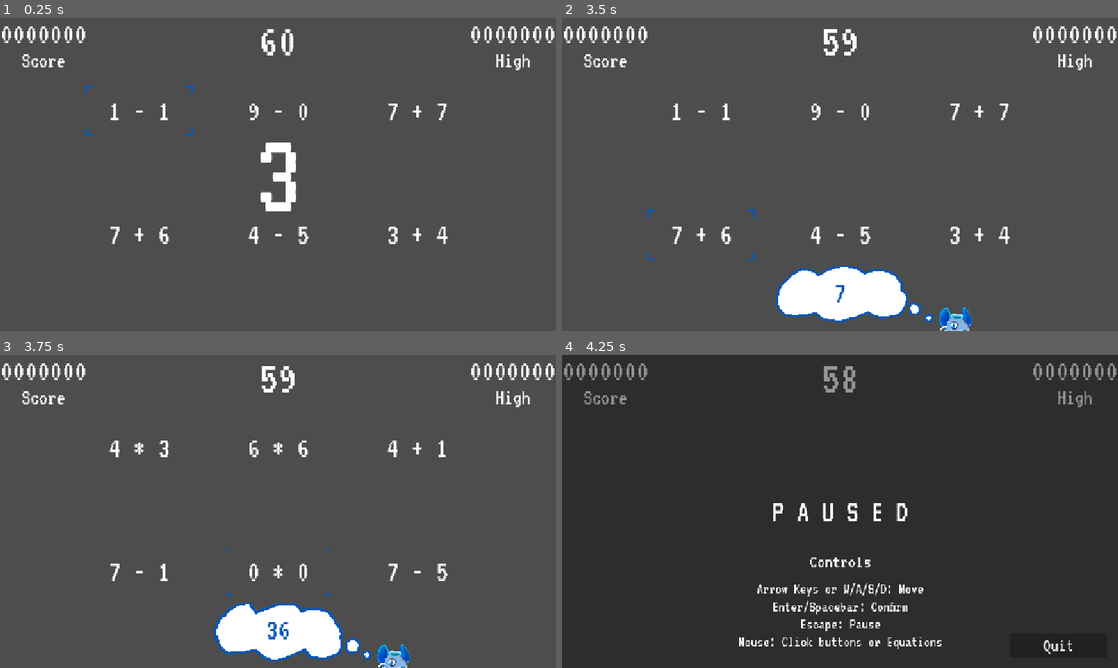
Above: before the commit, frames 1-4 (two rows, left to right).
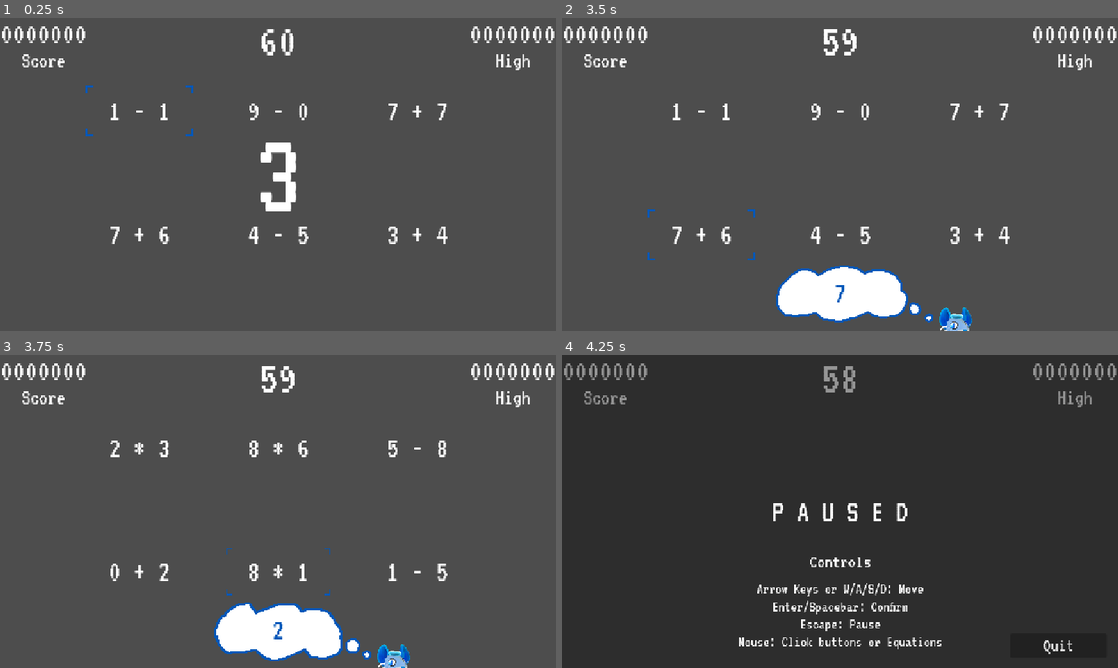
Above: after the commit, the same moments.

Repository: sdepouw/mathematics-and-cheese
Game: Godot game, scene res://Scenes/Game/game.tscn
Two runs of this game, one before a commit and one after it. Both use one fixed random seed, a clock stepped at 60 frames per second and the inputs below. This scene is started directly instead of the project's main scene. Sound files missing from this copy of the repository are replaced by a short silence.
Inputs (mouse positions are in pixels of both pictures, inside the frame that each line leads up to):
- Up to frame 1 (0.25 s): no input
- Up to frame 2 (3.5 s): tap Enter at 0.5 s; move the mouse to (701, 111) at 0.52 s; hold D (move_right) 0.53-1.28 s; tap Space (confirm) at 0.6, 1.35, 2, 2.1, 2.75, 2.85 s; click (701, 111) at 0.67 s; move the mouse to (840, 111) at 1.27 s; hold S (move_down) 1.28-2.03 s; click (840, 111) at 1.42 s; move the mouse to (979, 111) at 2.02 s; hold D (move_right) 2.03-2.78 s; click (979, 111) at 2.17 s; move the mouse to (701, 233) at 2.77 s; hold W (move_up) from 2.78 s (still down); click (701, 233) at 2.92 s
- Up to frame 3 (3.75 s): move the mouse to (278, 570) at 3.52 s; release W (move_up) at 3.53 s; hold A (move_left) from 3.53 s (still down); tap Space (confirm) at 3.6 s; click (278, 570) at 3.67 s
- Up to frame 4 (4.25 s): keep holding A (move_left); tap Escape (cancel) at 4.15 s

Frames 1-2 are identical in both runs. In frame 3, 0.7% of the frame differs, in the area x 19-81%, y 27-91%; in frame 4, nothing differs.

Commit message:
Sub-class EventBus

Diff:
--- a/Game/Globals/event_bus.gd
+++ b/Game/Globals/event_bus.gd
@@ -3,52 +3,62 @@
 # Included in global scope, so no class_name (must extend Node)
 extends Node
 
-## Indicates the game should switch to the main menu,
-## closing the current scene in the process.
-signal load_main_menu
+## Screen-related Events
+var Screen: ScreenEventBus = ScreenEventBus.new()
+## Player-related Events
+var Player: PlayerEventBus = PlayerEventBus.new()
 
-## Indicates the game should switch to the options scene,
-## closing the current scene in the process.
-signal load_options
+## Houses all Screen-related Events. Access via EventBus.Screen
+class ScreenEventBus:
+  ## Indicates the game should switch to the main menu,
+  ## closing the current scene in the process.
+  signal load_main_menu
 
-## Indicates the game should switch to the main gameplay scene,
-## closing the current scene in the process.
-signal load_game
+  ## Indicates the game should switch to the options scene,
+  ## closing the current scene in the process.
+  signal load_options
 
-## Indicates the game should switch to the instructions scene,
-## closing the current scene in the process.
-signal load_instructions
+  ## Indicates the game should switch to the main gameplay scene,
+  ## closing the current scene in the process.
+  signal load_game
 
-## Indicates the game should switch to the credits scene,
-## closing the current scene in the process.
-signal load_credits
+  ## Indicates the game should switch to the instructions scene,
+  ## closing the current scene in the process.
+  signal load_instructions
 
-## Indicates the game should switch to the Game Over scene,
-## closing the current scene in the process.
-signal load_game_over(score: int, best_streak: int)
+  ## Indicates the game should switch to the credits scene,
+  ## closing the current scene in the process.
+  signal load_credits
 
-## Emitted when the player presses the "confirm" button
-signal player_confirm
+  ## Indicates the game should switch to the Game Over scene,
+  ## closing the current scene in the process.
+  signal load_game_over(score: int, best_streak: int)
 
-## Emitted when the player pressed the "cancel" button
-signal player_cancel
+## Houses all Player-related Events. Access via EventBus.Player
+class PlayerEventBus:
 
-## Emitted whenever a player presses a movement button (any direction)
-signal player_moved(direction: Globals.Direction)
+  ## Emitted when the player presses the "confirm" button
+  signal player_confirm
 
-func _process(_delta: float) -> void:
-  _map_input_events_to_signals()
+  ## Emitted when the player pressed the "cancel" button
+  signal player_cancel
 
-func _map_input_events_to_signals() -> void:
-  if Input.is_action_just_pressed("move_left"):
-    player_moved.emit(Globals.Direction.LEFT)
-  if Input.is_action_just_pressed("move_right"):
-    player_moved.emit(Globals.Direction.RIGHT)
-  if Input.is_action_just_pressed("move_up"):
-    player_moved.emit(Globals.Direction.UP)
-  if Input.is_action_just_pressed("move_down"):
-    player_moved.emit(Globals.Direction.DOWN)
-  if Input.is_action_just_pressed("confirm"):
-    player_confirm.emit()
-  if Input.is_action_just_pressed("cancel"):
-    player_cancel.emit()
+  ## Emitted whenever a player presses a movement button (any direction)
+  signal player_moved(direction: Globals.Direction)
+
+  func _process(_delta: float) -> void:
+    _map_input_events_to_signals()
+
+  func _map_input_events_to_signals() -> void:
+    if Input.is_action_just_pressed("move_left"):
+      player_moved.emit(Globals.Direction.LEFT)
+    if Input.is_action_just_pressed("move_right"):
+      player_moved.emit(Globals.Direction.RIGHT)
+    if Input.is_action_just_pressed("move_up"):
+      player_moved.emit(Globals.Direction.UP)
+    if Input.is_action_just_pressed("move_down"):
+      player_moved.emit(Globals.Direction.DOWN)
+    if Input.is_action_just_pressed("confirm"):
+      player_confirm.emit()
+    if Input.is_action_just_pressed("cancel"):
+      player_cancel.emit()
--- a/Game/Scenes/Credits/credits.gd
+++ b/Game/Scenes/Credits/credits.gd
@@ -8,4 +8,4 @@
   _credits_text_label.text = FileAccess.get_file_as_string(_CREDITS_TEXT_FILE_PATH)
 
 func _on_back_button_pressed() -> void:
-  EventBus.load_main_menu.emit()
+  EventBus.Screen.load_main_menu.emit()
--- a/Game/Scenes/EquationBoard/equation_board.gd
+++ b/Game/Scenes/EquationBoard/equation_board.gd
@@ -28,8 +28,8 @@
 var _equations_grid: Array
 
 func _ready() -> void:
-  EventBus.player_moved.connect(_on_player_moved)
-  EventBus.player_confirm.connect(_on_player_confirm)
+  EventBus.Player.player_moved.connect(_on_player_moved)
+  EventBus.Player.player_confirm.connect(_on_player_confirm)
   _equations = [
     _instantiate_equation(),
     _instantiate_equation(),
--- a/Game/Scenes/Game/game.gd
+++ b/Game/Scenes/Game/game.gd
@@ -62,7 +62,7 @@
   _equation_board.toggle_cursor_sound(false)
   _equation_board.hide()
   await get_tree().create_timer(1.0).timeout
-  EventBus.load_game_over.emit(_score_keeper.get_score(), _score_keeper.get_best_streak())
+  EventBus.Screen.load_game_over.emit(_score_keeper.get_score(), _score_keeper.get_best_streak())
 
 func _on_board_equation_selected(equation: Equation) -> void:
   if !_game_on or equation == null:
--- a/Game/Scenes/Game/game_over_canvas.gd
+++ b/Game/Scenes/Game/game_over_canvas.gd
@@ -38,7 +38,7 @@
   _main_menu_button.disabled = false
 
 func _on_restart_button_pressed() -> void:
-  EventBus.load_game.emit()
+  EventBus.Screen.load_game.emit()
 
 func _on_main_menu_button_pressed() -> void:
-  EventBus.load_main_menu.emit()
+  EventBus.Screen.load_main_menu.emit()
--- a/Game/Scenes/InstructionsScreen/instructions_screen.gd
+++ b/Game/Scenes/InstructionsScreen/instructions_screen.gd
@@ -10,4 +10,4 @@
   _instructions_label.text = instructions_template.format({"controls": controls})
 
 func _on_back_button_pressed() -> void:
-  EventBus.load_main_menu.emit()
+  EventBus.Screen.load_main_menu.emit()
--- a/Game/Scenes/MainMenu/main_menu.gd
+++ b/Game/Scenes/MainMenu/main_menu.gd
@@ -6,13 +6,13 @@
   _game_title_label.text = ProjectSettings.get_setting("application/config/name")
 
 func _on_play_button_pressed() -> void:
-  EventBus.load_game.emit()
+  EventBus.Screen.load_game.emit()
 
 func _on_instructions_button_pressed() -> void:
-  EventBus.load_instructions.emit()
+  EventBus.Screen.load_instructions.emit()
 
 func _on_options_button_pressed() -> void:
-  EventBus.load_options.emit()
+  EventBus.Screen.load_options.emit()
 
 func _on_credits_button_pressed() -> void:
-  EventBus.load_credits.emit()
+  EventBus.Screen.load_credits.emit()
--- a/Game/Scenes/OptionsScreen/options_screen.gd
+++ b/Game/Scenes/OptionsScreen/options_screen.gd
@@ -29,10 +29,10 @@
 
 func _on_save_button_pressed() -> void:
   Options.save_options(_options)
-  EventBus.load_main_menu.emit()
+  EventBus.Screen.load_main_menu.emit()
 
 func _on_back_button_pressed() -> void:
-  EventBus.load_main_menu.emit()
+  EventBus.Screen.load_main_menu.emit()
 
 func _on_restore_defaults_button_pressed() -> void:
   _options = Options.get_default_options()
--- a/Game/Scenes/PauseScreen/pause_screen.gd
+++ b/Game/Scenes/PauseScreen/pause_screen.gd
@@ -34,7 +34,7 @@
 func _on_quit_button_pressed() -> void:
   var confirmed: bool = await quit_confirm_modal.prompt()
   if confirmed:
-    EventBus.load_main_menu.emit()
+    EventBus.Screen.load_main_menu.emit()
     # HACK: Loading the new scene waits, so we wait so game doesn't unpause
     await get_tree().create_timer(.2).timeout
     _toggle_paused()
--- a/Game/Scenes/Root/root.gd
+++ b/Game/Scenes/Root/root.gd
@@ -13,12 +13,12 @@
 
 func _ready() -> void:
   _scene_loader.queue_load(SPLASH_SCREEN_SCENE)
-  EventBus.load_main_menu.connect(_load_main_menu)
-  EventBus.load_options.connect(_load_options)
-  EventBus.load_game.connect(_load_game)
-  EventBus.load_instructions.connect(_load_instructions)
-  EventBus.load_credits.connect(_load_credits)
-  EventBus.load_game_over.connect(_load_game_over)
+  EventBus.Screen.load_main_menu.connect(_load_main_menu)
+  EventBus.Screen.load_options.connect(_load_options)
+  EventBus.Screen.load_game.connect(_load_game)
+  EventBus.Screen.load_instructions.connect(_load_instructions)
+  EventBus.Screen.load_credits.connect(_load_credits)
+  EventBus.Screen.load_game_over.connect(_load_game_over)
 
 func _load_main_menu() -> void:
   await _scene_loader.queue_load(MAIN_MENU_SCENE)
--- a/Game/Scenes/SplashScreen/splash_screen.gd
+++ b/Game/Scenes/SplashScreen/splash_screen.gd
@@ -2,4 +2,4 @@
 
 func _ready() -> void:
   await get_tree().create_timer(1.5).timeout
-  EventBus.load_main_menu.emit()
+  EventBus.Screen.load_main_menu.emit()
